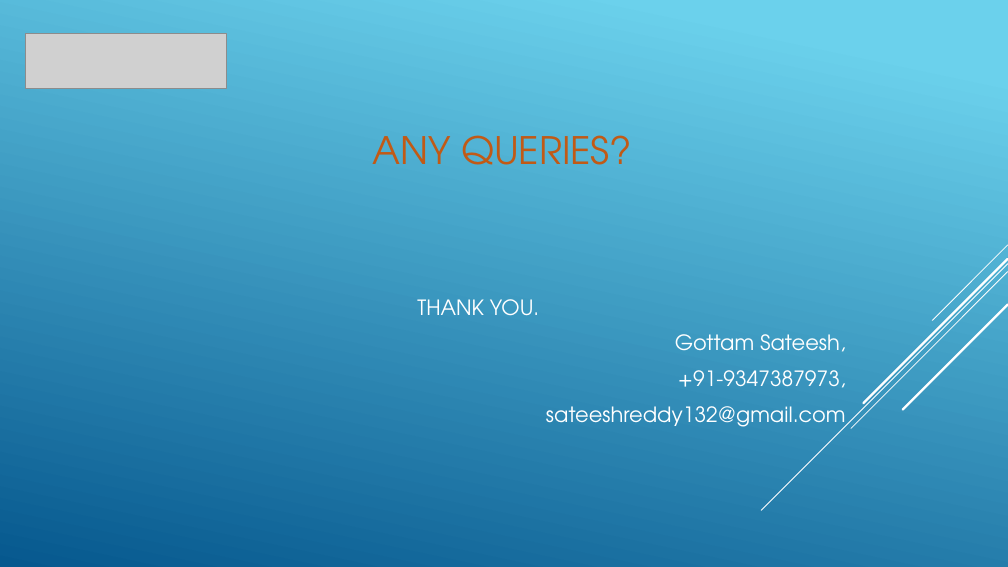
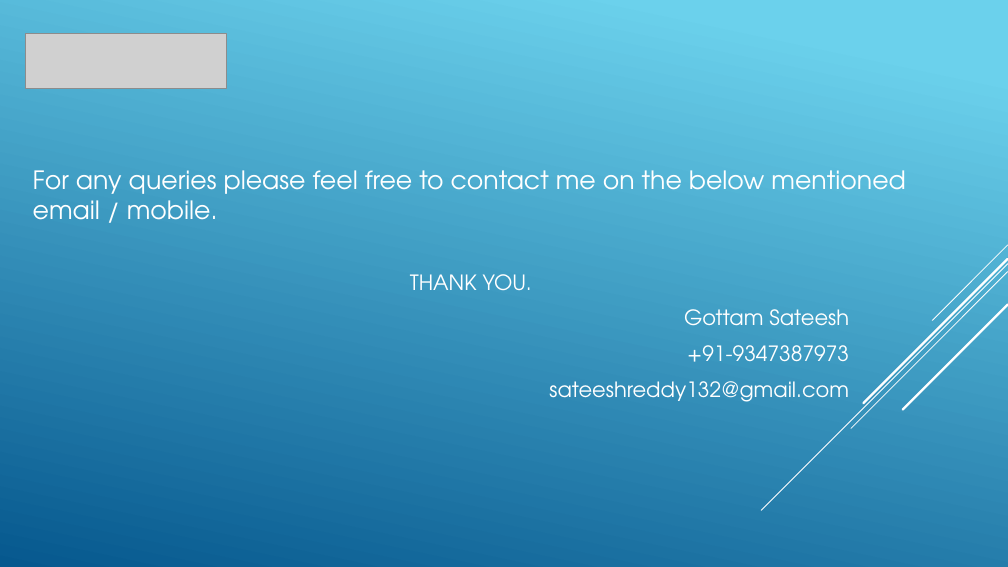
Before and after one commit to sateeshreddy132/nimbus-exercise, a slide deck: slide 20 of tech_notes/Nimbus-core application.pptx. Drawn at 1008x567 pixels with LibreOffice and Linux fonts; fonts in the diff are those of the drawing; grey boxes stand for pictures. Boxes give left, top, right and bottom in pixels: in the first picture for what was removed or moved away, otherwise in the second. Text is boxed around its words. In the diff, an @@ line names an element or a change of style, - is before the commit and + after.

```diff
--- a/tech_notes/Nimbus-core application.pptx
+++ b/tech_notes/Nimbus-core application.pptx
@@ title removed at (372,135,632,165) @@
-ANY QUERIES?
@@ text added at (33,170,906,220), 24 pt, text #FFFFFF @@
+For any queries please feel free to contact me on the below mentioned email / mobile.
@@ text "THANK YOU.": place and size @@
-text "THANK YOU." at (417,299,846,432)
+text "THANK YOU." at (410,274,849,402)
@@ text at (684,309,849,362): text changed @@
-Gottam Sateesh,
-+91-9347387973,
+Gottam Sateesh
++91-9347387973
```
Also in this commit, not shown: 1 other slide changed.
